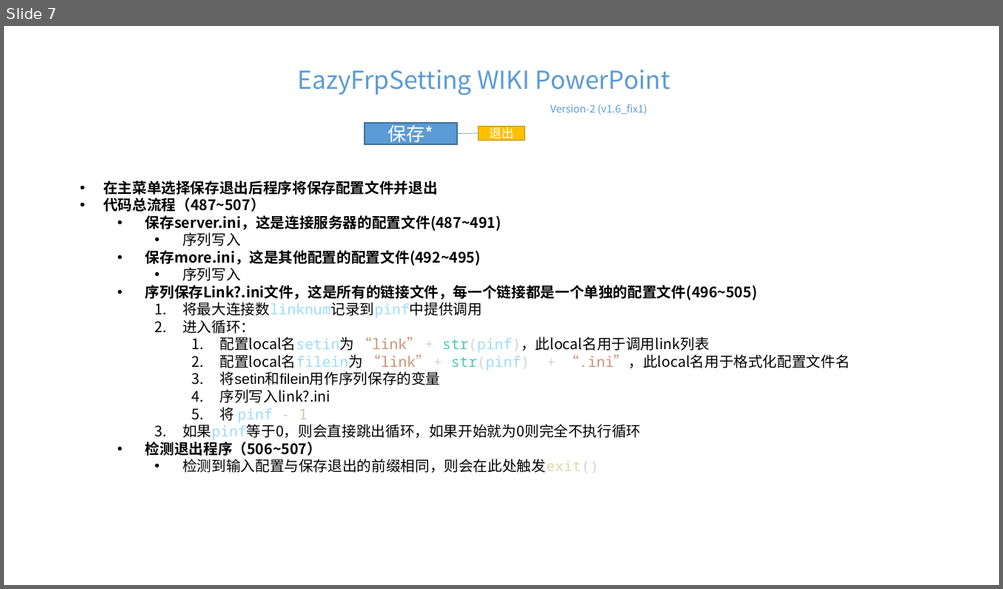
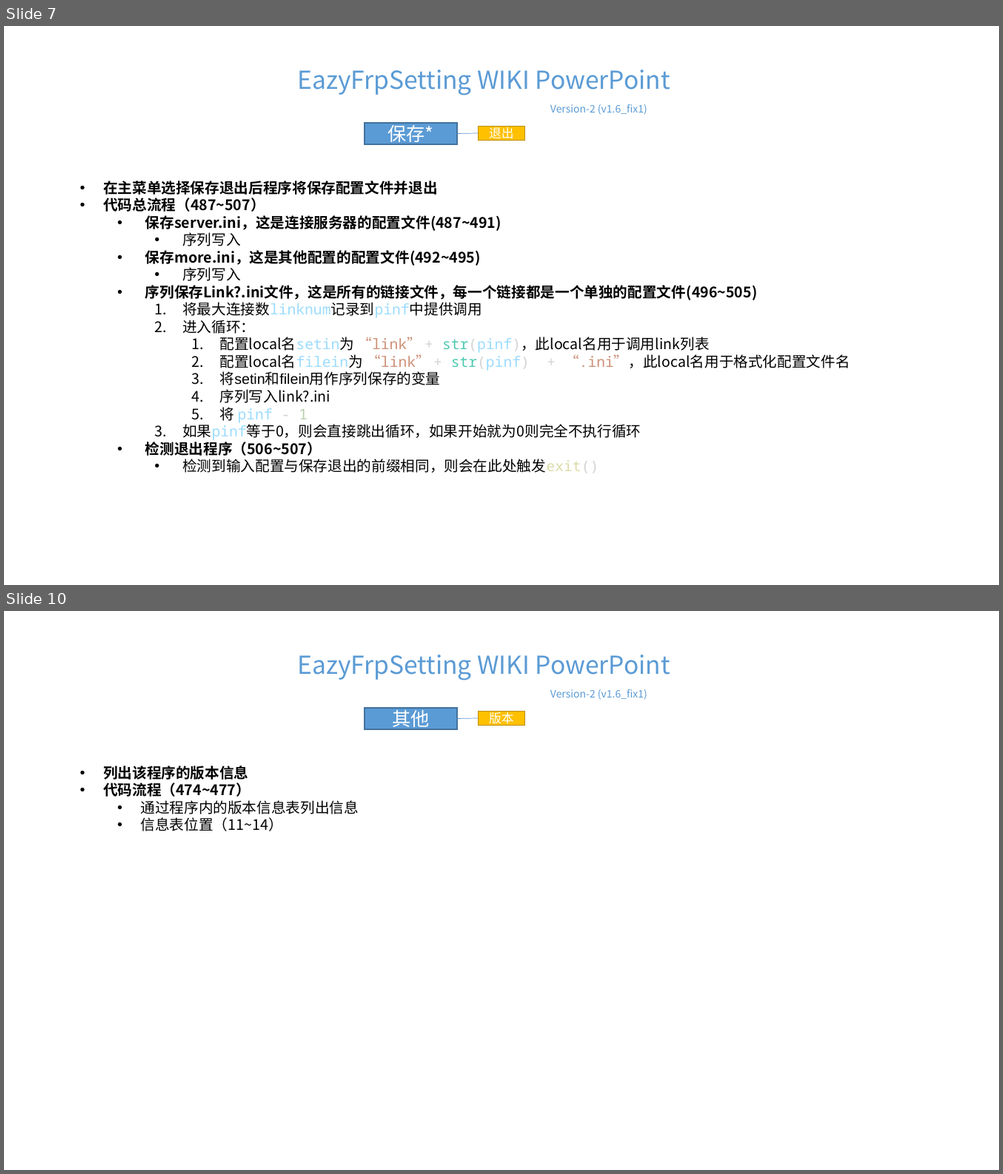
Before and after one commit to LyceenAiro/EazyFrpSetting, a slide deck: wiki.pptx. Shown one above the other, each under a label of ours: slide 7 before the commit, slides 7 and 10 after it; the slides between them are not shown. The pictures are 1003x589 and 1003x1174 pixels, drawn with LibreOffice and Linux fonts; fonts in the diff are those of the drawing. Boxes give left, top, right and bottom in pixels: in the first picture for what was removed or moved away, otherwise in the second. Text is boxed around its words. In the diff, an @@ line names an element or a change of style, - is before the commit and + after.

```diff
--- a/wiki.pptx
+++ b/wiki.pptx
@@ slide 10 added at box(4, 611, 999, 1170), background #FFFFFF @@
@@ text added at box(298, 655, 670, 681), 24 pt, text gradient #1F4E79 to #5B9BD5 to #9DC3E6 @@
+EazyFrpSetting WIKI PowerPoint
@@ text added at box(550, 689, 647, 700), 10 pt, text gradient #1F4E79 to #5B9BD5 to #9DC3E6 @@
+Version-2 (v1.6_fix1)
@@ rectangle added at box(364, 708, 457, 729), fill #5B9BD5, outline #43739E 1 pt, 18 pt, text #FFFFFF @@
+其他
@@ line added from (457, 718) to (478, 718), #5B9BD5 0.5 pt @@
@@ rectangle added at box(478, 711, 525, 725), fill #FFC000, outline #BD8E00 1 pt, 12 pt, text #FFFFFF @@
+版本
@@ text added at box(103, 766, 358, 832), 14 pt, text #000000 @@
+• 列出该程序的版本信息
+• 代码流程（474~477）
+  • 通过程序内的版本信息表列出信息
+  • 信息表位置（11~14）
```
Also in this commit, not shown: 2 slides changed, 2 other slides added.
